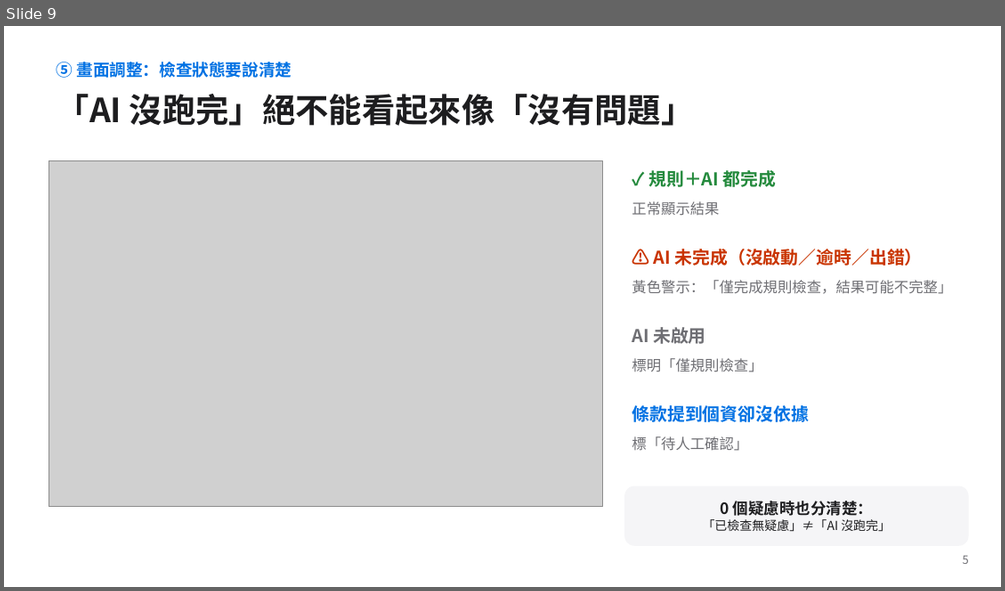
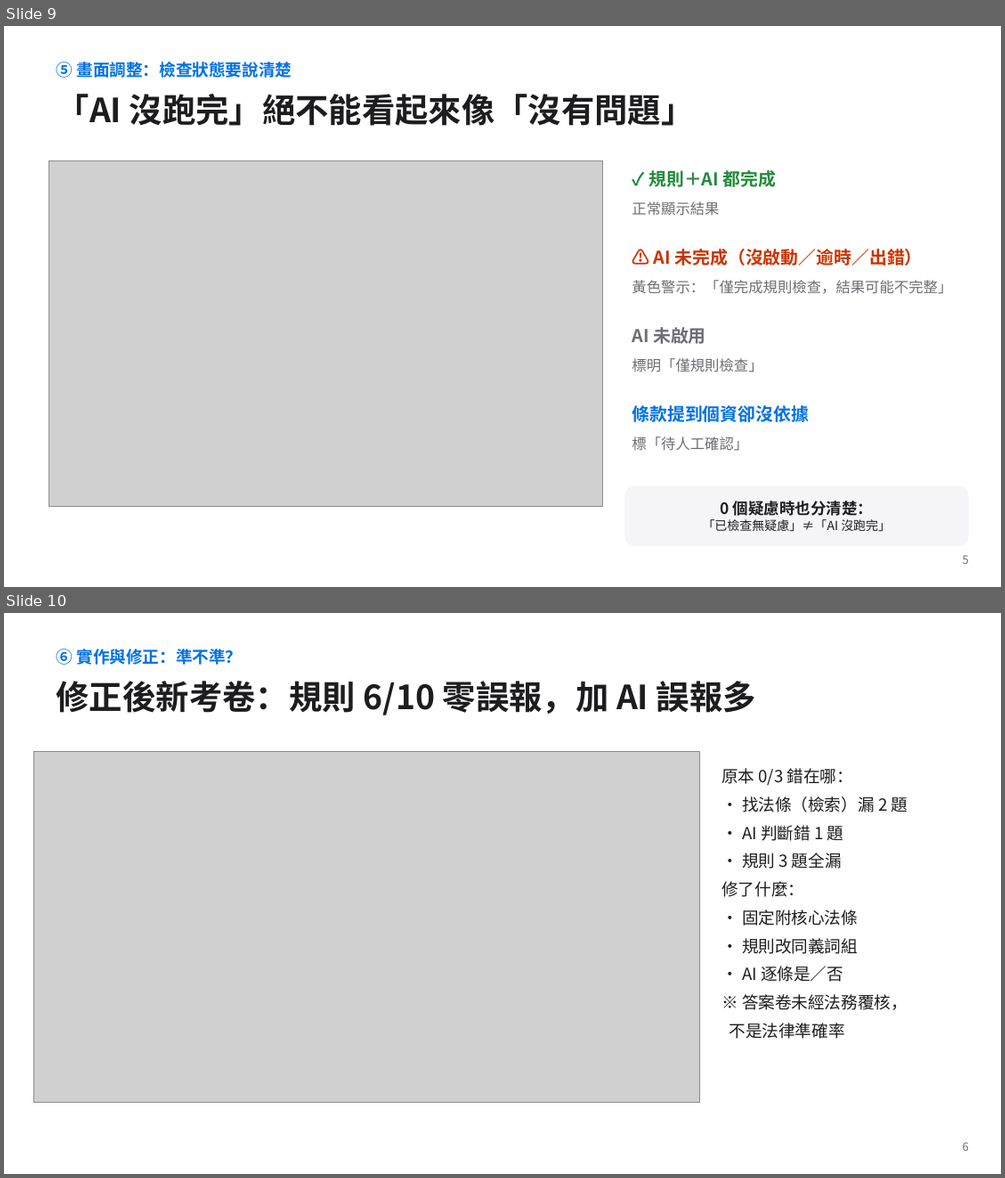
Before and after one commit to jaylooloomi/contract-check, a slide deck: docs/deck/合約外規檢查_簡報_v4.pptx. Shown one above the other, each under a label of ours: slide 9 before the commit, slides 9 and 10 after it. The pictures are 1005x591 and 1005x1178 pixels, drawn with LibreOffice and Linux fonts; fonts in the diff are those of the drawing; grey boxes stand for pictures. Boxes give left, top, right and bottom in pixels: in the first picture for what was removed or moved away, otherwise in the second. Text is boxed around its words. In the diff, an @@ line names an element or a change of style, - is before the commit and + after.

```diff
--- a/docs/deck/合約外規檢查_簡報_v4.pptx
+++ b/docs/deck/合約外規檢查_簡報_v4.pptx
@@ slide 10 added at <box>4,613,1001,1174</box>, background #FFFFFF @@
@@ text added at <box>57,649,242,665</box>, 16 pt, text #0071E3, bold @@
+⑥ 實作與修正：準不準？
@@ text added at <box>57,681,756,715</box>, 32 pt, text #1D1D1F, bold @@
+修正後新考卷：規則 6/10 零誤報，加 AI 誤報多
@@ picture added at <box>34,751,699,1102</box> @@
@@ text added at <box>721,768,908,1038</box>, 16 pt, text #1D1D1F @@
+原本 0/3 錯在哪：
+• 找法條（檢索）漏 2 題
+• AI 判斷錯 1 題
+• 規則 3 題全漏
+修了什麼：
+• 固定附核心法條
+• 規則改同義詞組
+• AI 逐條是／否
+※ 答案卷未經法務覆核，
+不是法律準確率
@@ text added at <box>963,1142,969,1151</box>, 11 pt, text #6E6E73 @@
+6
```
Also in this commit, not shown: 4 slides changed, 1 other slide added, 1 slide removed, 19 other files.
